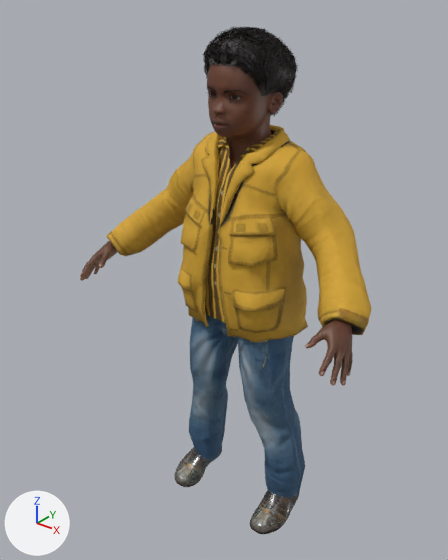
Renders of the glTF model models/makehuman/Biped/p02.glb from each side of a commit.
Before and after are seen from a 50 mm lens placed at (0.701, -0.966, 1.13), pointed at (-0.027, -0.056, 0.566). The axes (+X, +Y, +Z) are drawn at lower left. The lights are the same throughout. The first picture is the older version.

In view in the first picture: 'p02.afro01', 'p02.body', 'p02.male_casualsuit05', 'p02.shoes02' and 1 more.
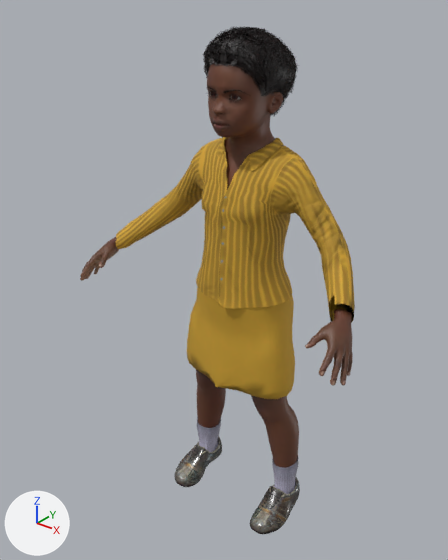
Patch to the scene script:
```diff
--- a/models/makehuman/Biped/p02.glb.py
+++ b/models/makehuman/Biped/p02.glb.py
@@ img_female_elegantsuit01_diffuse_png_p02 @@
+img_female_elegantsuit01_diffuse_png_p02 = load_image('female_elegantsuit01_diffuse.png-p02', '_unpacked/female_elegantsuit01_diffuse.png-p02', 1024, 1024, 'sRGB')
@@ img_female_elegantsuit01_normal @@
+img_female_elegantsuit01_normal = load_image('female_elegantsuit01_normal', '_unpacked/female_elegantsuit01_normal', 1024, 1024, 'Non-Color')
@@ mat_p02_female_elegantsuit01 @@
+mat_p02_female_elegantsuit01 = bpy.data.materials.new('p02.female_elegantsuit01')
+# uses the picture img_female_elegantsuit01_diffuse_png_p02
+# uses the picture img_female_elegantsuit01_normal
@@ me_female_elegantsuit01 @@
+me_female_elegantsuit01.from_pydata(...)  # 1270 vertices, 2360 faces; spans x -0.297..0.294, y -0.136..0.076, z 0.341..0.863
+me_female_elegantsuit01.materials.append(mat_p02_female_elegantsuit01)
@@ ob_p02_male_casualsuit05 @@
-ob_p02_male_casualsuit05 = bpy.data.objects.new('p02.male_casualsuit05', me_male_casualsuit05)
-ob_p02_male_casualsuit05.location = (0.0, 0.0, 0.0)
@@ ob_p02_female_elegantsuit01 @@
+ob_p02_female_elegantsuit01 = bpy.data.objects.new('p02.female_elegantsuit01', me_female_elegantsuit01)
+ob_p02_female_elegantsuit01.location = (0.0, 0.0, 0.0)
```

Boxes [x1, y1, x2, y2] around the edits, measured in the pictures (448 x 560 px):
'p02.male_casualsuit05', deleted: before [106, 125, 372, 498]
'p02.female_elegantsuit01', added (brown): after [116, 137, 355, 399]
